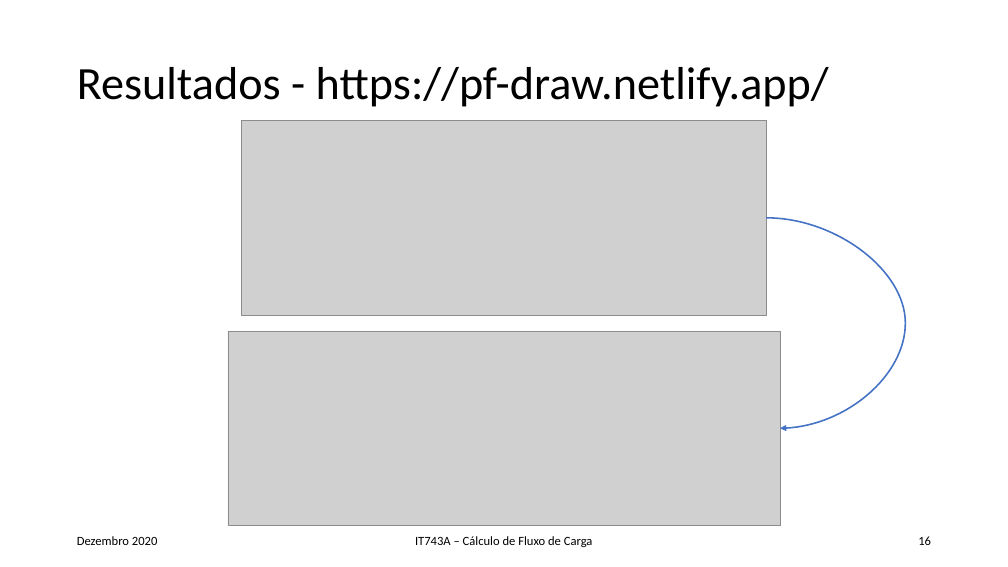
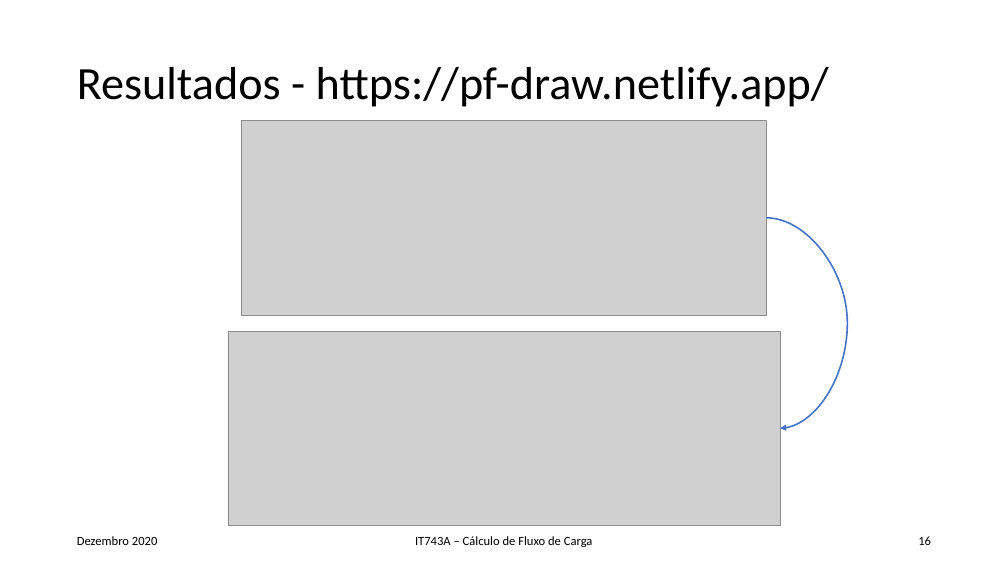
Before and after one commit to FilipeSO/pf-draw, a slide deck: slide 16 of public/ppt/RA149175_FSO_Rel_slides_rev1.pptx. Drawn at 1008x567 pixels with LibreOffice and Linux fonts; fonts in the diff are those of the drawing; grey boxes stand for pictures. Boxes give left, top, right and bottom in pixels: in the first picture for what was removed or moved away, otherwise in the second. Text is boxed around its words. In the diff, an @@ line names an element or a change of style, - is before the commit and + after.

```diff
--- a/public/ppt/RA149175_FSO_Rel_slides_rev1.pptx
+++ b/public/ppt/RA149175_FSO_Rel_slides_rev1.pptx
@@ curved arrow (767, 218) - (780, 428): route changed @@
```
Also in this commit, not shown: 3 other slides changed, 5 slides added, 7 other files.
